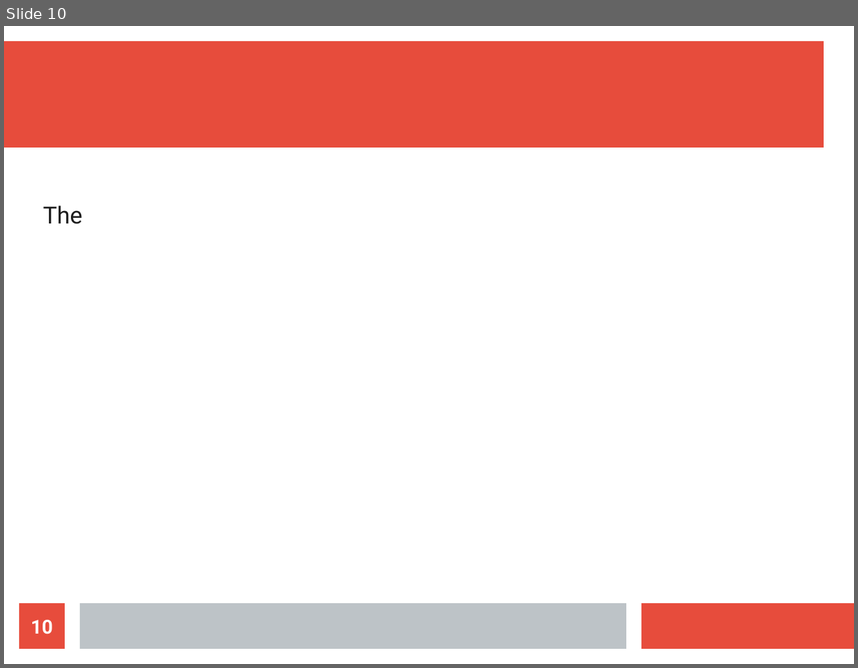
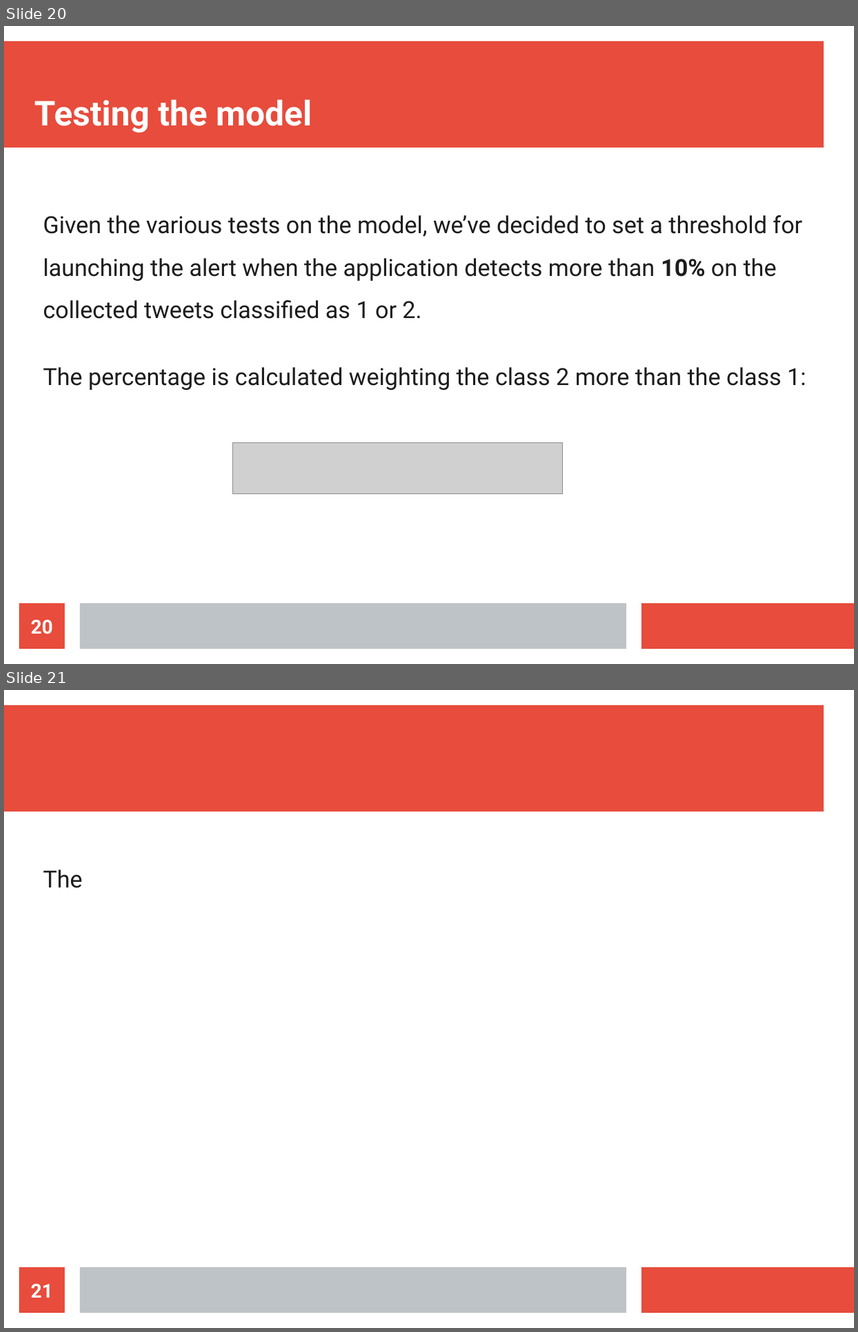
Before and after one commit to MarcoParola/STAD, a slide deck: doc/presentation.odp. Shown one above the other, each under a label of ours: slide 10 before the commit, slides 20 and 21 after it. The pictures are 858x668 and 858x1332 pixels, drawn with LibreOffice and Linux fonts; fonts in the diff are those of the drawing; grey boxes stand for pictures. Boxes give left, top, right and bottom in pixels: in the first picture for what was removed or moved away, otherwise in the second. Text is boxed around its words. In the diff, an @@ line names an element or a change of style, - is before the commit and + after.

```diff
--- a/doc/presentation.odp
+++ b/doc/presentation.odp
@@ slide 20 added at (4,26,854,664), background #FFFFFF; not listed: 3 template elements that a slide beside it also shows @@
@@ title added at (34,99,312,133), 32 pt, text #FFFFFF, bold @@
+Testing the model
@@ text added at (43,215,806,390), 22 pt, text #1C1C1C @@
+Given the various tests on the model, we’ve decided to set a threshold for launching the alert when the application detects more than 10% on the collected tweets classified as 1 or 2.
+The percentage is calculated weighting the class 2 more than the class 1:
@@ picture added at (233,443,564,493) @@
@@ page number added at (19,603,65,648), fill #E74C3C, 18 pt, text #FFFFFF, bold @@
+20
@@ what was slide 10 is now slide 21 @@
@@ page number at (31,1283,53,1297): text changed @@
-10
+21
```
Also in this commit, not shown: 2 slides changed, 12 other slides added, 4 slides removed.
